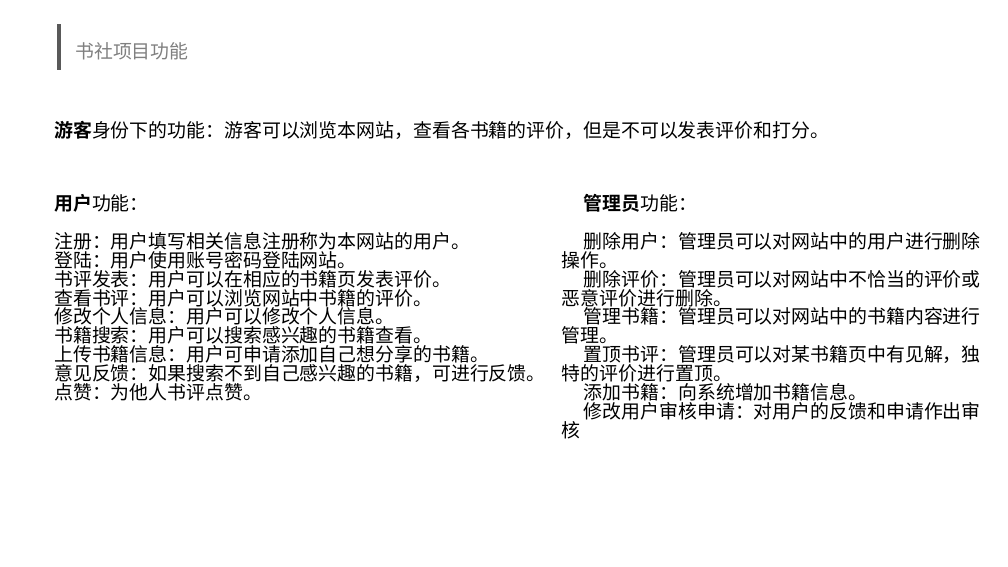
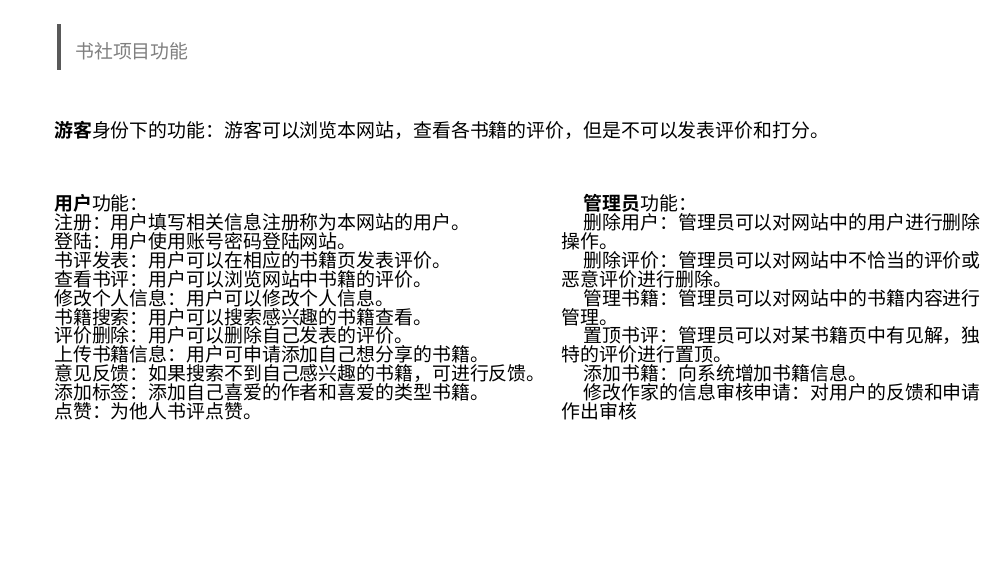
Before and after one commit to se2019springg17/-, a slide deck: slide 8 of G17小组书社项目总评报告.pptx. Drawn at 1008x567 pixels with LibreOffice and Linux fonts; fonts in the diff are those of the drawing; background and template pictures are left out. Boxes give left, top, right and bottom in pixels: in the first picture for what was removed or moved away, otherwise in the second. Text is boxed around its words. In the diff, an @@ line names an element or a change of style, - is before the commit and + after.

```diff
--- a/G17小组书社项目总评报告.pptx
+++ b/G17小组书社项目总评报告.pptx
@@ text at bbox=[54, 323, 413, 348]: paragraph added @@
+评价删除：用户可以删除自己发表的评价。
@@ text at bbox=[54, 380, 489, 405]: paragraph added @@
+添加标签：添加自己喜爱的作者和喜爱的类型书籍。
@@ text at bbox=[562, 380, 981, 420]: text changed @@
-修改用户审核申请：对用户的反馈和申请作出审核
+修改作家的信息审核申请：对用户的反馈和申请作出审核
```
Also in this commit, not shown: 2 other slides changed, 2 slides added, 1 slide removed.
